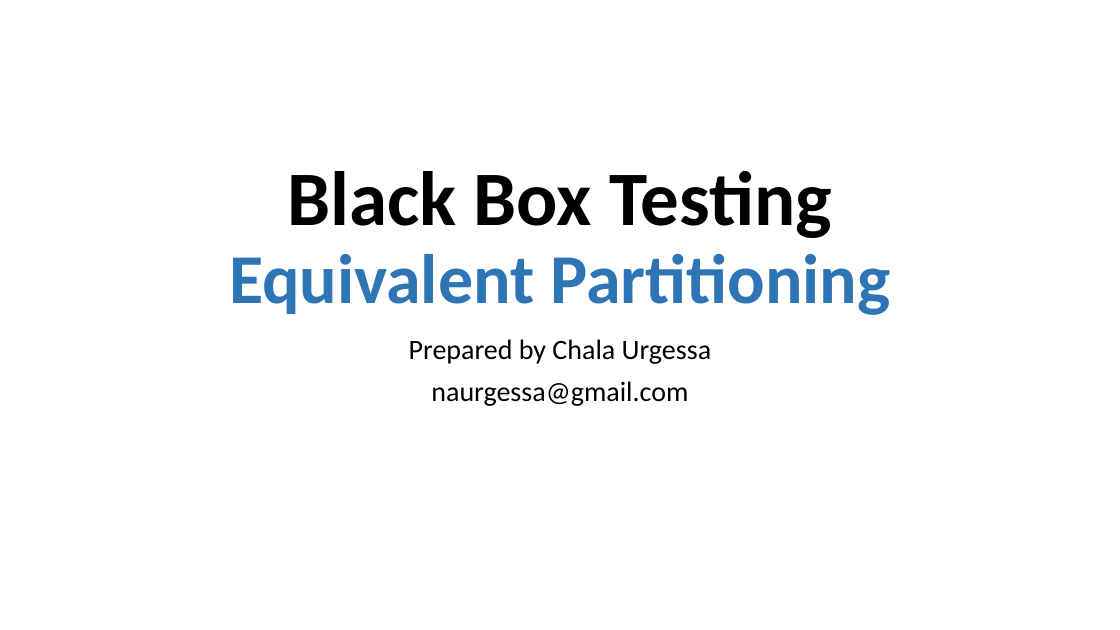
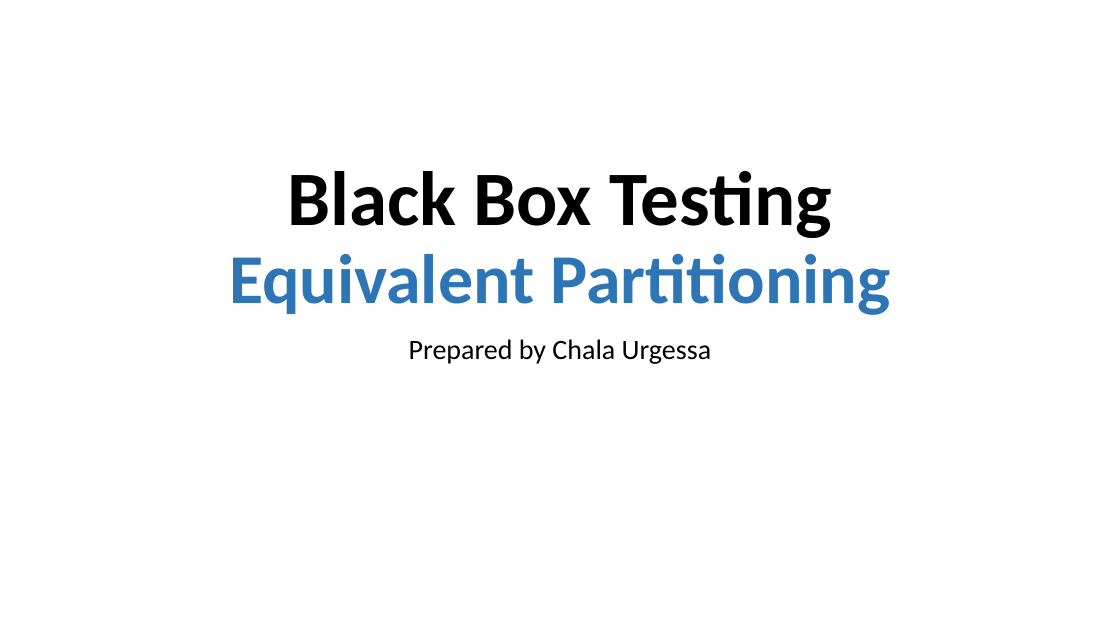
Before and after one commit to nashurgessa/Software-Testing-batch-2022-23, a slide deck: slide 1 of slides/L8 Equivalence Partitioning .pptx. Drawn at 1120x630 pixels with LibreOffice and Linux fonts; fonts in the diff are those of the drawing. Boxes give left, top, right and bottom in pixels: in the first picture for what was removed or moved away, otherwise in the second. Text is boxed around its words. In the diff, an @@ line names an element or a change of style, - is before the commit and + after.

```diff
--- a/slides/L8 Equivalence Partitioning .pptx
+++ b/slides/L8 Equivalence Partitioning .pptx
@@ subtitle at (431, 381, 688, 406): paragraph removed @@
-naurgessa@gmail.com
```
Also in this commit, not shown: 1 other file.
